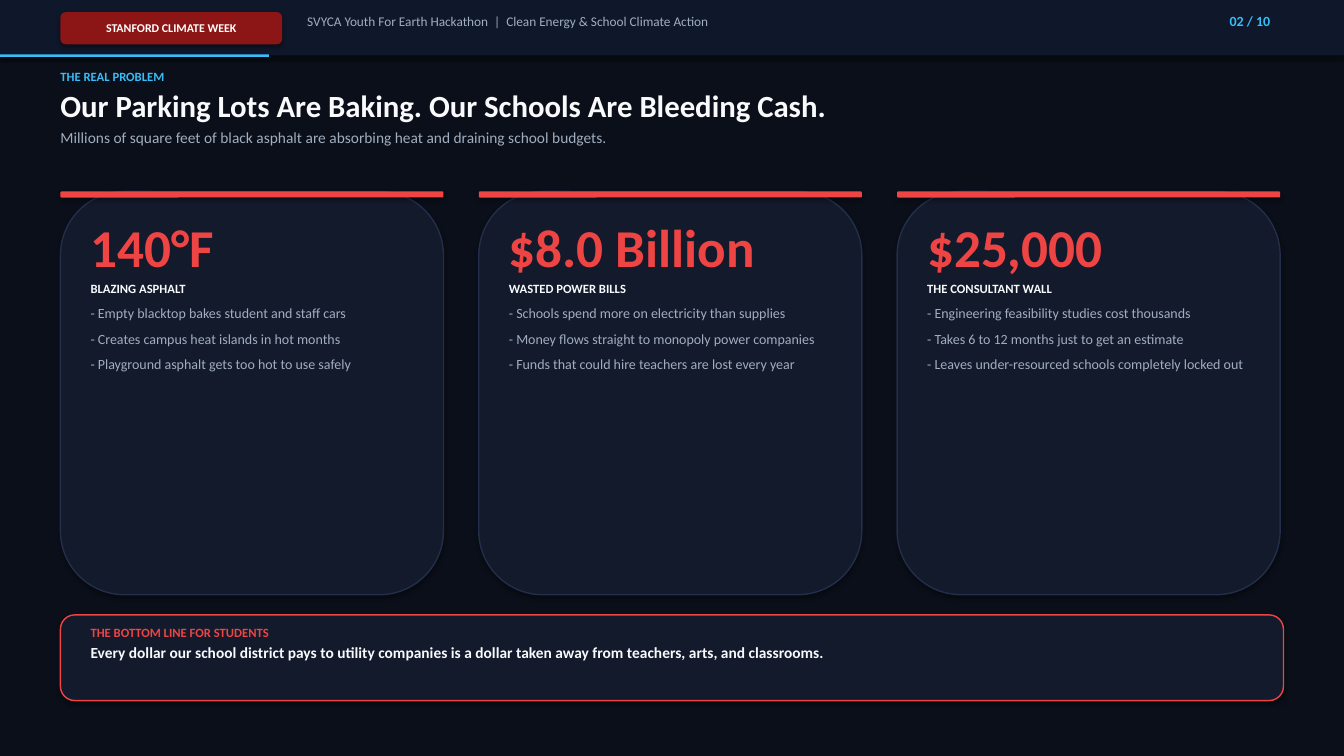
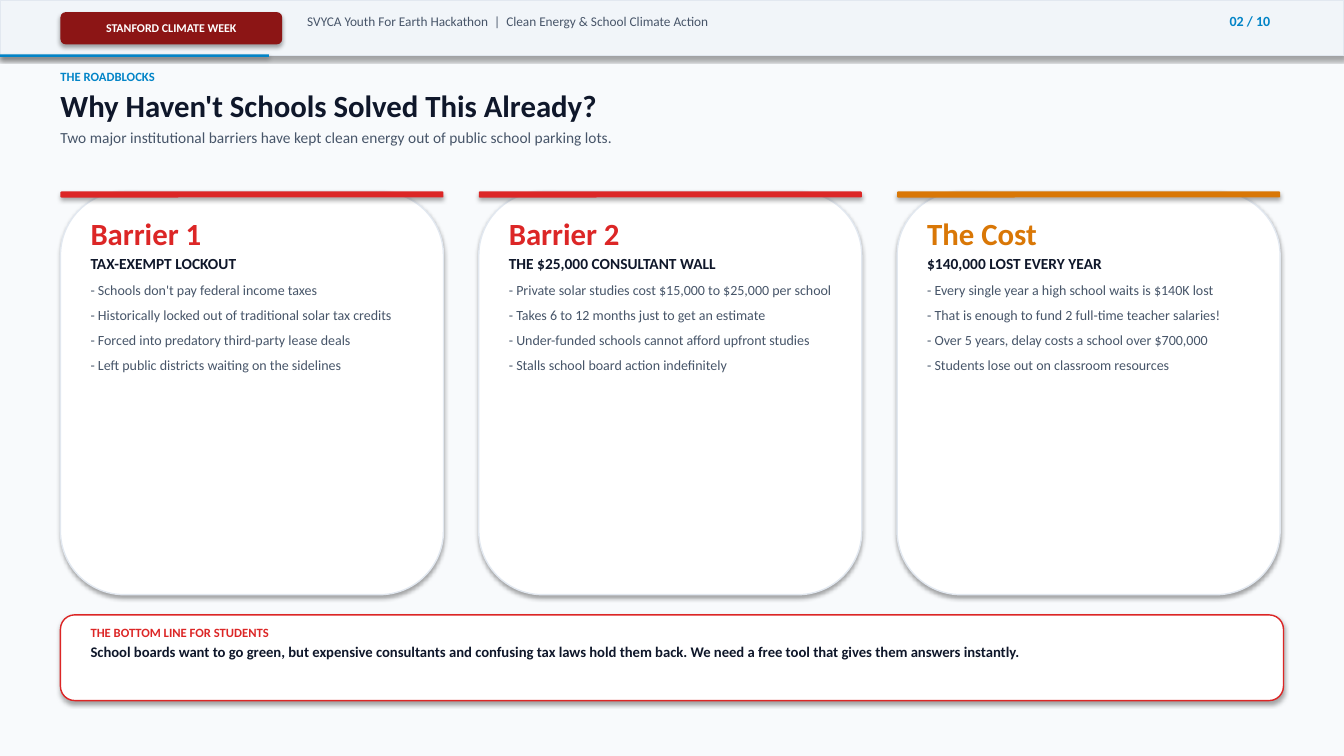
Before and after one commit to pranav-balaji/svyca2026, a slide deck: slide 2 of SolarSchoolsUSA_PitchDeck.pptx. Drawn at 1344x756 pixels with LibreOffice and Linux fonts; fonts in the diff are those of the drawing. Boxes give left, top, right and bottom in pixels: in the first picture for what was removed or moved away, otherwise in the second. Text is boxed around its words. In the diff, an @@ line names an element or a change of style, - is before the commit and + after.

Commit message:
feat(presentation): switch to light theme and problem-first introduction

```diff
--- a/SolarSchoolsUSA_PitchDeck.pptx
+++ b/SolarSchoolsUSA_PitchDeck.pptx
@@ rectangle at bbox=[0, 0, 1344, 756]: fill #0B0F19 to #F8FAFC @@
@@ rectangle at bbox=[0, 0, 1344, 55]: fill #0F172A to #F1F5F9; outline none to #E2E8F0 1 pt @@
@@ text "SVYCA Youth For Earth Hackathon ..." at bbox=[307, 17, 709, 29]: text colour #A0AEC0 to #475569 @@
@@ text "02 / 10" at bbox=[1230, 17, 1270, 26]: text colour #38BDF8 to #0284C7 @@
@@ rectangle at bbox=[0, 54, 269, 57]: fill #38BDF8 to #0284C7 @@
@@ text at bbox=[60, 72, 612, 146]: text changed; text colour #A0AEC0 to #475569 @@
-THE REAL PROBLEM
-Our Parking Lots Are Baking. Our Schools Are Bleeding Cash.
-Millions of square feet of black asphalt are absorbing heat and draining school budgets.
+THE ROADBLOCKS
+Why Haven't Schools Solved This Already?
+Two major institutional barriers have kept clean energy out of public school parking lots.
@@ rounded rectangle at bbox=[60, 192, 444, 198]: fill #EF4444 to #DC2626 @@
@@ rounded rectangle at bbox=[479, 192, 862, 198]: fill #EF4444 to #DC2626 @@
@@ rounded rectangle at bbox=[897, 192, 1280, 198]: fill #EF4444 to #D97706 @@
@@ fill #131A2B to #FFFFFF; outline #222E4A 1 pt to #E2E8F0 1 pt in 3 elements at bbox=[60, 192, 444, 595], bbox=[479, 192, 862, 595], bbox=[897, 192, 1280, 595] @@
@@ text at bbox=[91, 223, 391, 373]: text changed; text colour #A0AEC0 to #475569 @@
-140°F
-BLAZING ASPHALT
-- Empty blacktop bakes student and staff cars
-- Creates campus heat islands in hot months
-- Playground asphalt gets too hot to use safely
+Barrier 1
+TAX-EXEMPT LOCKOUT
+- Schools don't pay federal income taxes
+- Historically locked out of traditional solar tax credits
+- Forced into predatory third-party lease deals
+- Left public districts waiting on the sidelines
@@ text at bbox=[509, 223, 832, 373]: text changed; text colour #A0AEC0 to #475569 @@
-$8.0 Billion
-WASTED POWER BILLS
-- Schools spend more on electricity than supplies
-- Money flows straight to monopoly power companies
-- Funds that could hire teachers are lost every year
+Barrier 2
+THE $25,000 CONSULTANT WALL
+- Private solar studies cost $15,000 to $25,000 per school
+- Takes 6 to 12 months just to get an estimate
+- Under-funded schools cannot afford upfront studies
+- Stalls school board action indefinitely
@@ text at bbox=[927, 223, 1220, 370]: text changed; text colour #A0AEC0 to #475569 @@
-$25,000
-THE CONSULTANT WALL
-- Engineering feasibility studies cost thousands
-- Takes 6 to 12 months just to get an estimate
-- Leaves under-resourced schools completely locked out
+The Cost
+$140,000 LOST EVERY YEAR
+- Every single year a high school waits is $140K lost
+- That is enough to fund 2 full-time teacher salaries!
+- Over 5 years, delay costs a school over $700,000
+- Students lose out on classroom resources
@@ rounded rectangle at bbox=[60, 615, 1284, 701]: fill #131A2B to #FFFFFF; outline #EF4444 1 pt to #DC2626 1 pt @@
@@ text at bbox=[91, 628, 269, 637]: text colour #EF4444 to #DC2626 in "THE BOTTOM LINE FOR STUDENTS" @@
@@ text at bbox=[91, 646, 1020, 660]: text changed; size 11 to 10.5 pt; text colour #F8FAFC to #0F172A @@
-Every dollar our school district pays to utility companies is a dollar taken away from teachers, arts, and classrooms.
+School boards want to go green, but expensive consultants and confusing tax laws hold them back. We need a free tool that gives them answers instantly.
```
Also in this commit, not shown: 8 other slides changed, 1 slide added, 1 slide removed, 3 other files.
